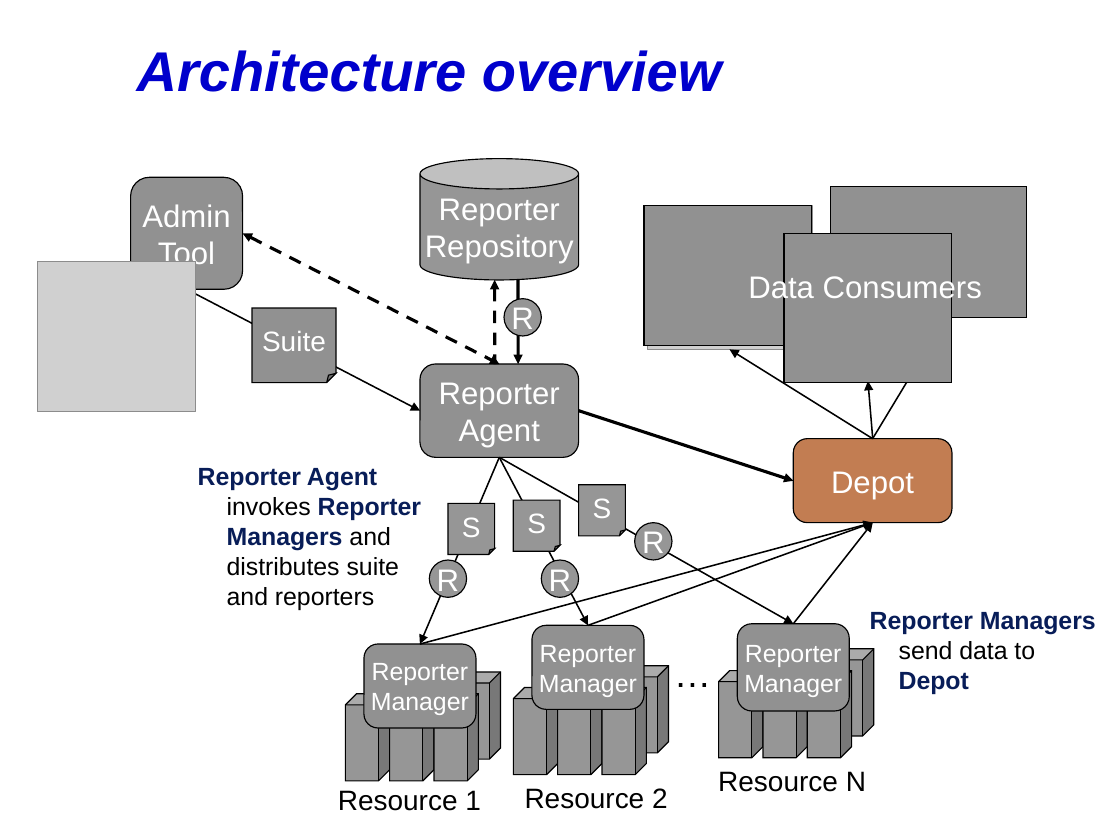
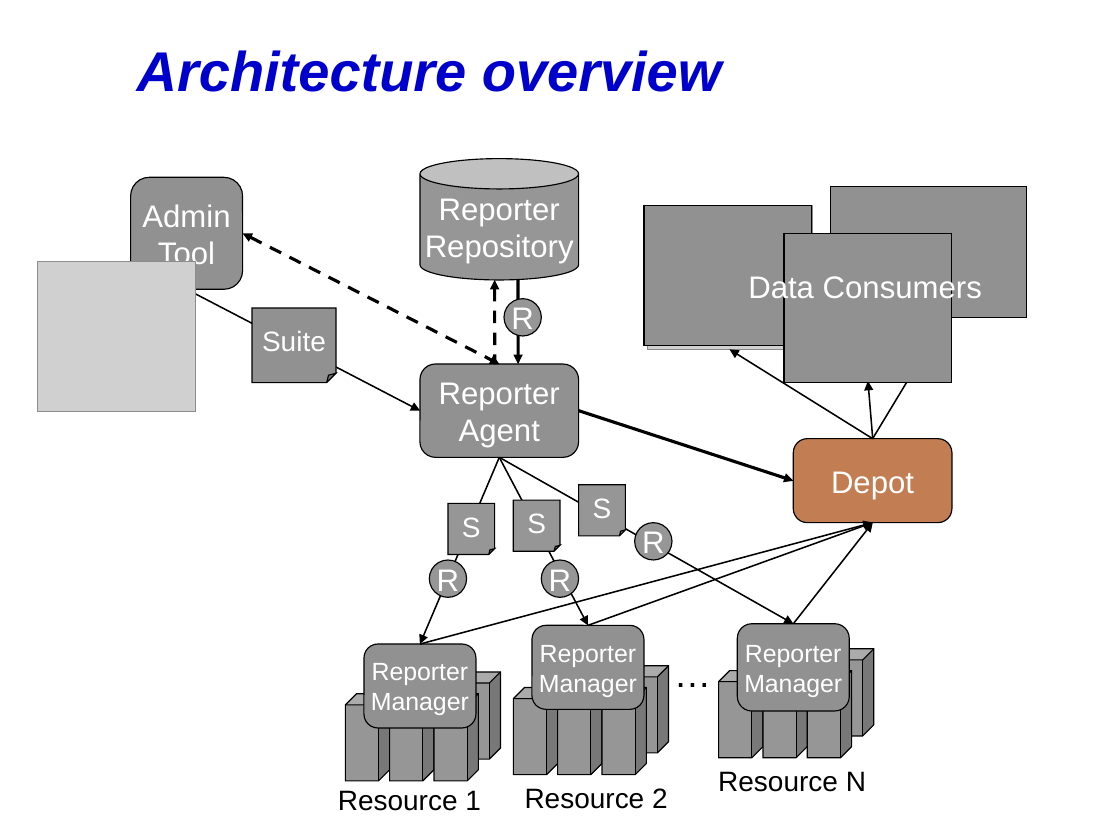
Before and after one commit to IncaProject/inca-xsede, a slide deck: slide 2 of talks/feb-06-workshop/depot.ppt. Drawn at 1120x840 pixels with LibreOffice and Linux fonts; fonts in the diff are those of the drawing; grey boxes stand for pictures. Boxes give left, top, right and bottom in pixels: in the first picture for what was removed or moved away, otherwise in the second. Text is boxed around its words. In the diff, an @@ line names an element or a change of style, - is before the commit and + after.

```diff
--- a/talks/feb-06-workshop/depot.ppt
+++ b/talks/feb-06-workshop/depot.ppt
@@ text removed at (x1=198, y1=468, x2=421, y2=610) @@
-Reporter Agent invokes Reporter Managers and distributes suite and reporters
@@ text removed at (x1=870, y1=612, x2=1096, y2=694) @@
-Reporter Managers send data to Depot
```
Also in this commit, not shown: 6 other slides changed, 2 slides added, 1 slide removed.
